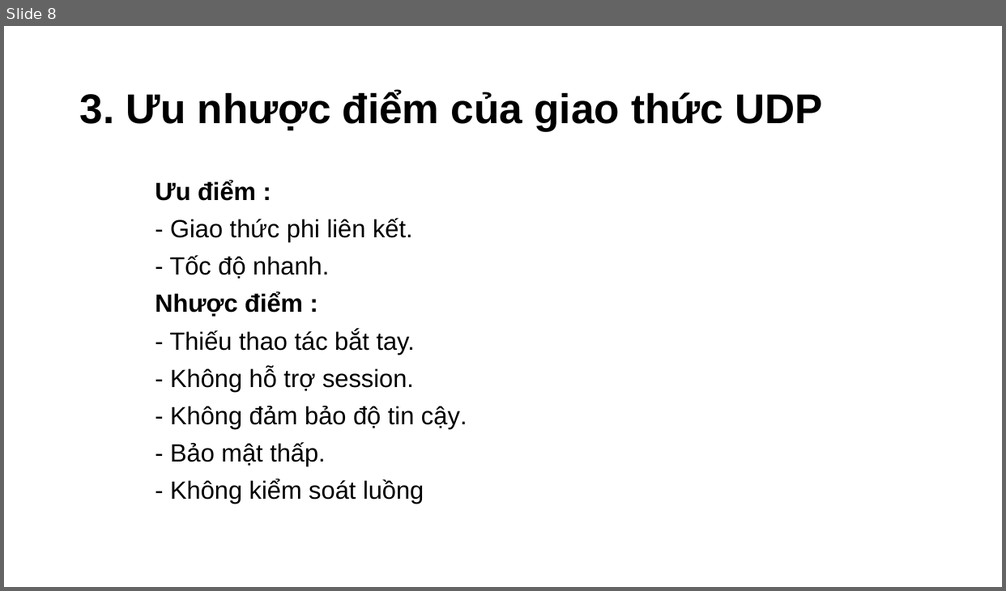
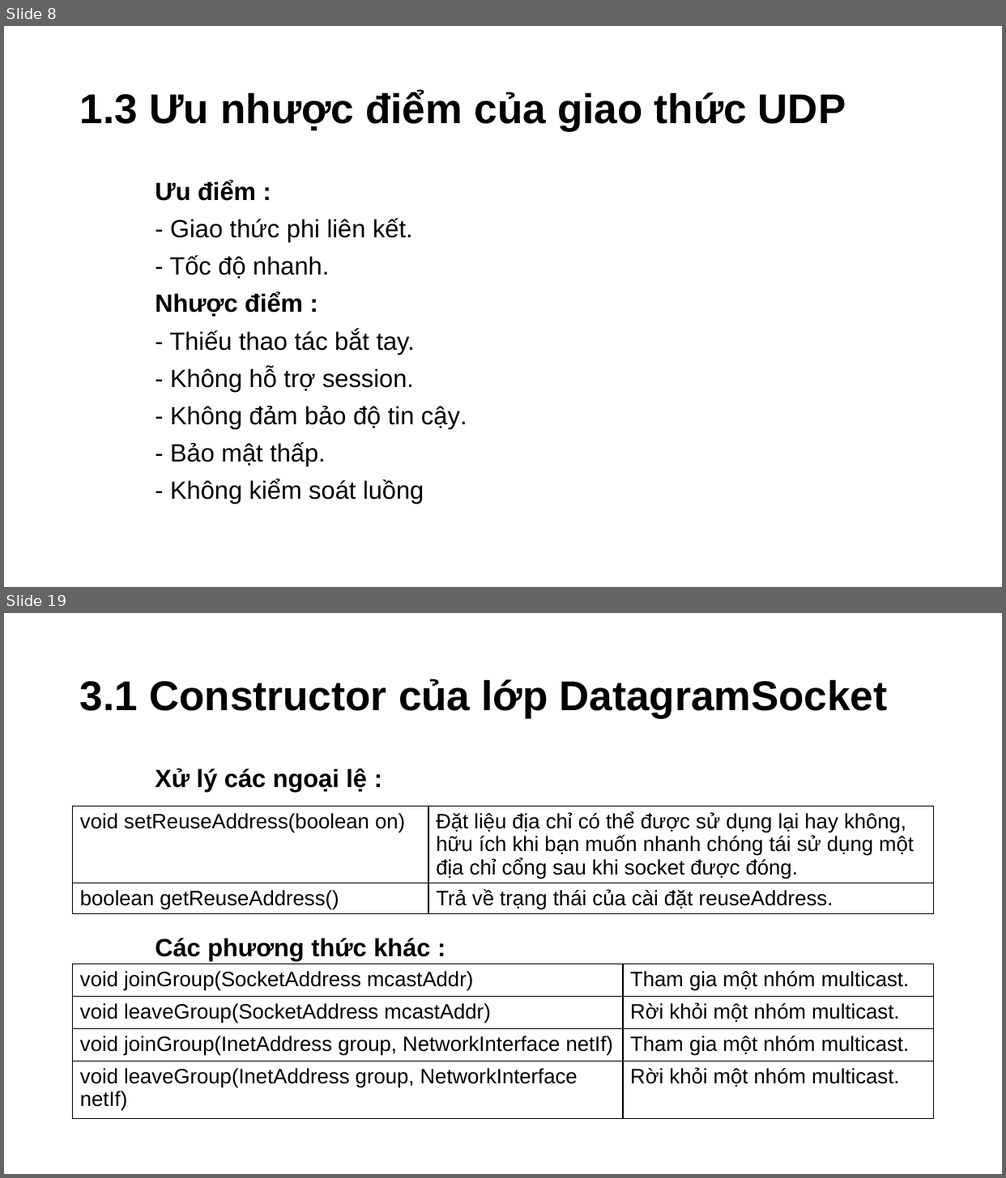
Before and after one commit to Cuid-1412/PowerPoint, a slide deck: Thuyết Trình Java.pptm. Shown one above the other, each under a label of ours: slide 8 before the commit, slides 8 and 19 after it; the slides between them are not shown. The pictures are 1006x591 and 1006x1178 pixels, drawn with LibreOffice and Linux fonts; fonts in the diff are those of the drawing; background and template pictures are left out. Boxes give left, top, right and bottom in pixels: in the first picture for what was removed or moved away, otherwise in the second. Text is boxed around its words. In the diff, an @@ line names an element or a change of style, - is before the commit and + after.

```diff
--- a/Thuyết Trình Java.pptm
+++ b/Thuyết Trình Java.pptm
@@ slide 19 added at (x1=4, y1=613, x2=1002, y2=1174), background #FFFFFF @@
@@ title added at (x1=80, y1=679, x2=888, y2=718), 40 pt, text #000000, bold @@
+3.1 Constructor của lớp DatagramSocket
@@ text added at (x1=155, y1=769, x2=430, y2=960), 24 pt, text #000000, bold @@
+Xử lý các ngoại lệ :
+Các phương thức khác :
@@ table added at (x1=73, y1=806, x2=934, y2=921), 2 rows, 2 columns @@
+void setReuseAddress(boolean on) | Đặt liệu địa chỉ có thể được sử dụng lại hay không, hữu ích khi bạn muốn nhanh chóng tái sử dụng một địa chỉ cổng sau khi socket được đóng.
+boolean getReuseAddress() | Trả về trạng thái của cài đặt reuseAddress.
@@ table added at (x1=73, y1=964, x2=934, y2=1119), 4 rows, 2 columns @@
+void joinGroup(SocketAddress mcastAddr) | Tham gia một nhóm multicast.
+void leaveGroup(SocketAddress mcastAddr) | Rời khỏi một nhóm multicast.
+void joinGroup(InetAddress group, NetworkInterface netIf) | Tham gia một nhóm multicast.
+void leaveGroup(InetAddress group, NetworkInterface netIf) | Rời khỏi một nhóm multicast.
@@ slide 8 changed as well @@
@@ title at (x1=80, y1=90, x2=846, y2=131): text changed @@
-3. Ưu nhược điểm của giao thức UDP
+1.3 Ưu nhược điểm của giao thức UDP
```
Also in this commit, not shown: 6 other slides changed, 8 other slides added.
